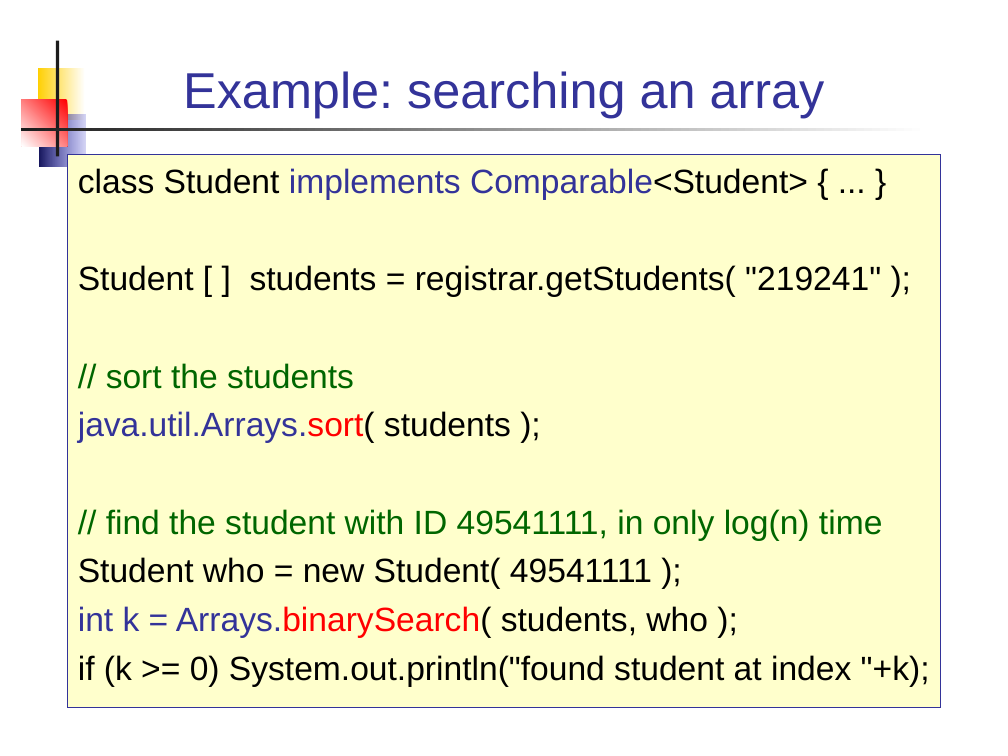
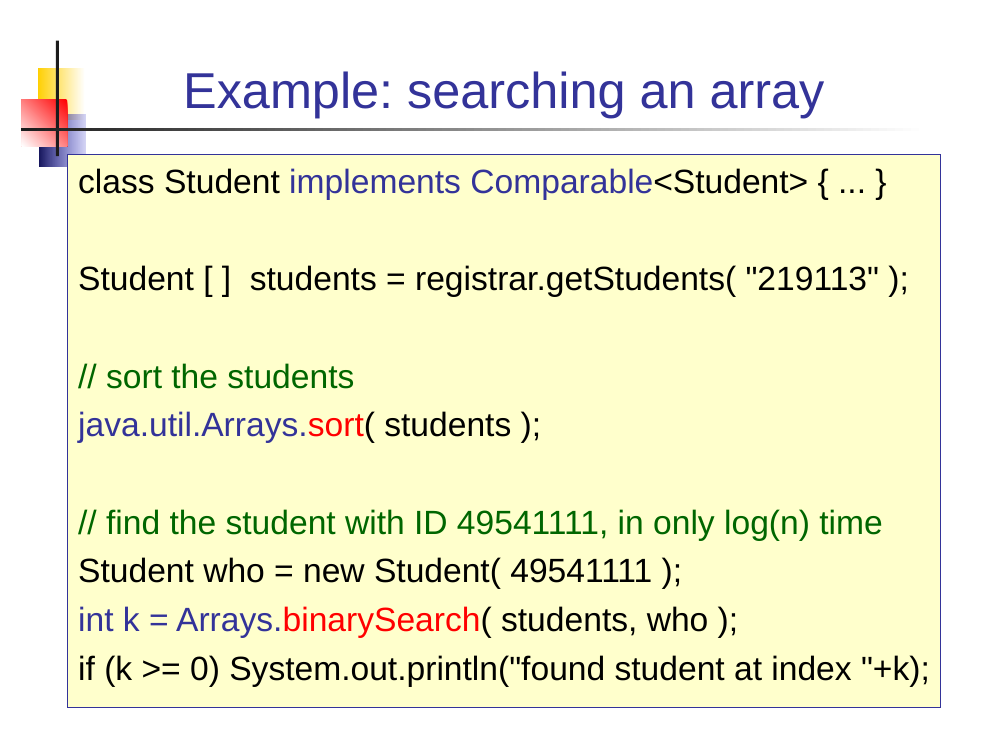
Before and after one commit to skeoop/skeoop.github.io, a slide deck: slide 9 of week2/1-Interfaces.ppt. Drawn at 1008x756 pixels with LibreOffice and Linux fonts; fonts in the diff are those of the drawing. Boxes give left, top, right and bottom in pixels: in the first picture for what was removed or moved away, otherwise in the second. Text is boxed around its words. In the diff, an @@ line names an element or a change of style, - is before the commit and + after.

```diff
--- a/week2/1-Interfaces.ppt
+++ b/week2/1-Interfaces.ppt
@@ text at [78,168,930,687]: indent changed @@
@@ text at [78,265,879,297]: text changed @@
-Student [ ] students = registrar.getStudents( "219241" );
+Student [ ] students = registrar.getStudents( "219113" );
```
Also in this commit, not shown: 36 other slides changed, 2 slides added, 10 slides removed.
